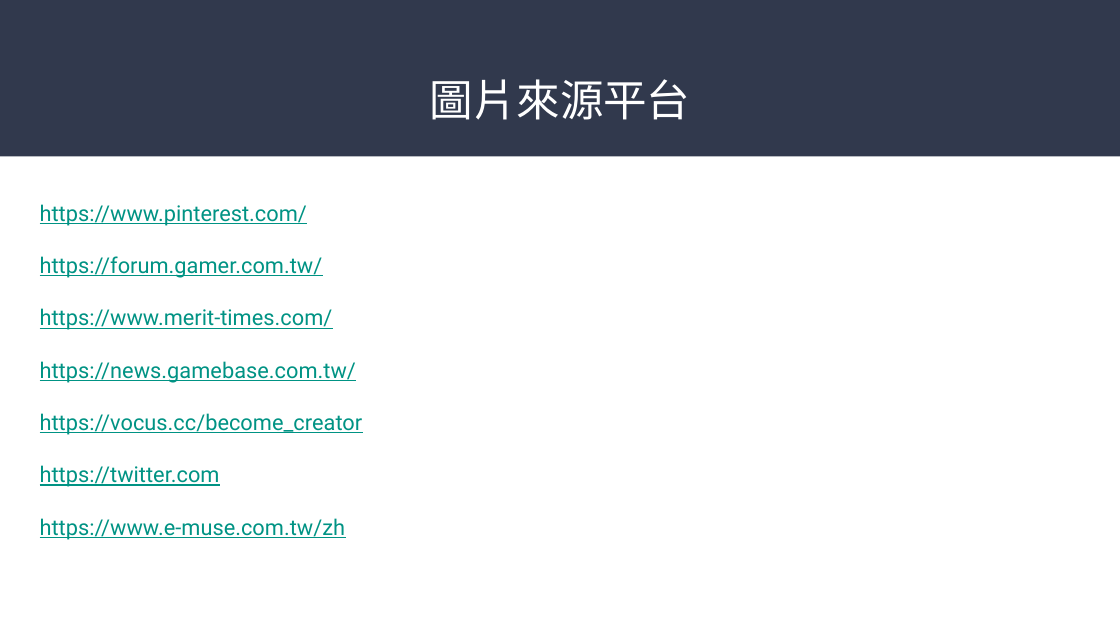
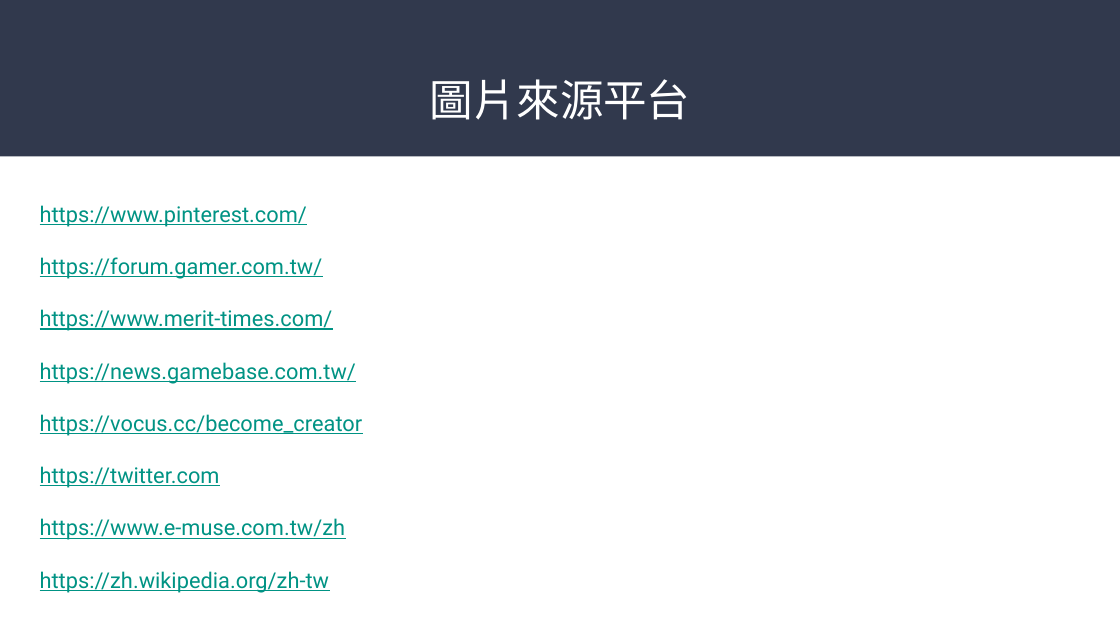
Before and after one commit to Kkoshcher/AnimeListView, a slide deck: slide 6 of PPT/小專(謝政利).pptx (slide 5 before the commit). Drawn at 1120x630 pixels with LibreOffice and Linux fonts; fonts in the diff are those of the drawing. Boxes give left, top, right and bottom in pixels: in the first picture for what was removed or moved away, otherwise in the second. Text is boxed around its words. In the diff, an @@ line names an element or a change of style, - is before the commit and + after.

```diff
--- a/PPT/小專(謝政利).pptx
+++ b/PPT/小專(謝政利).pptx
@@ text at [40, 571, 330, 593]: paragraph added @@
+https://zh.wikipedia.org/zh-tw
```
Also in this commit, not shown: 3 other slides changed, 1 slide added.
